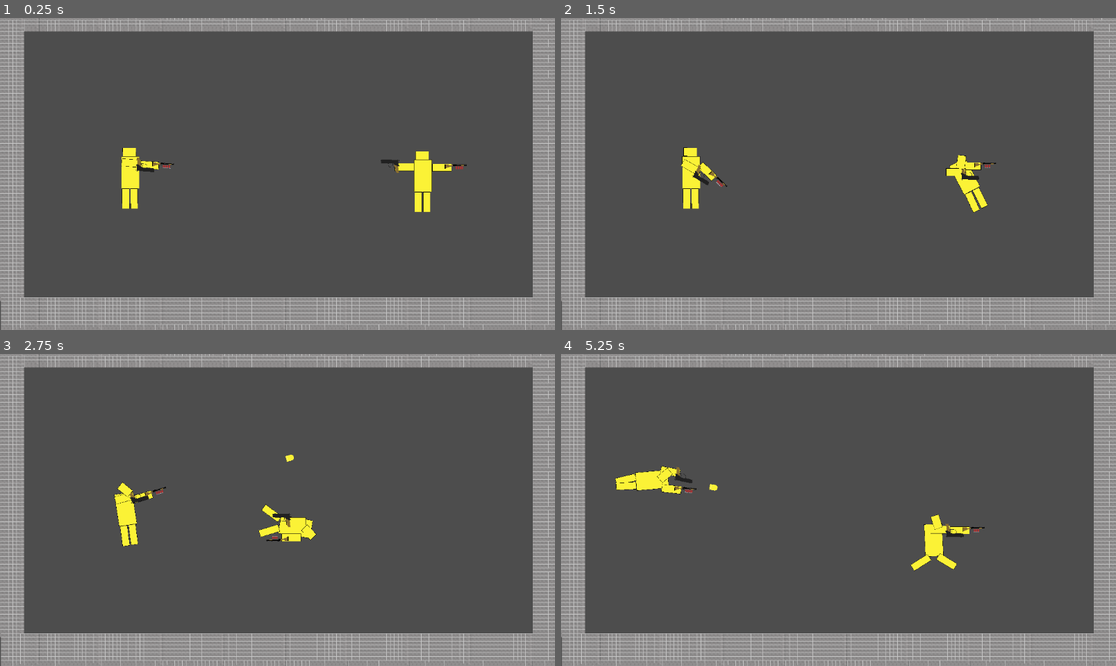
Above: before the commit, frames 1-4 (two rows, left to right).
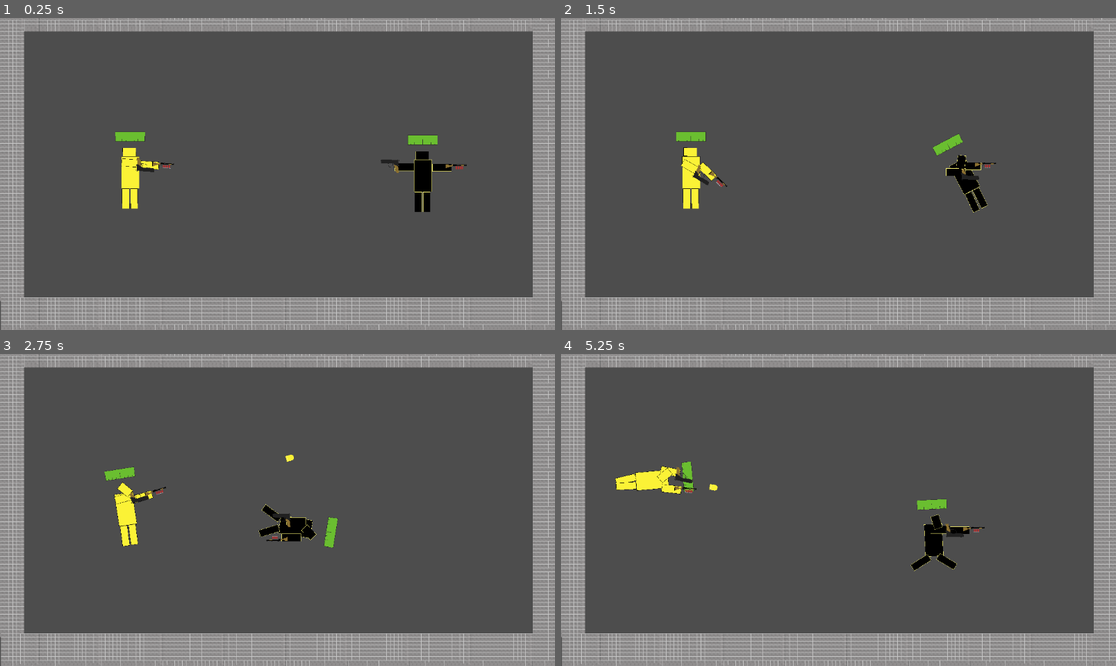
Above: after the commit, the same moments.

Repository: Jacob-Hawksley/Collision-Course
Game: Godot game, scene res://main.tscn
Two runs of this game, one before a commit and one after it. Both use one fixed random seed, a clock stepped at 60 frames per second and the inputs below.
Inputs (mouse positions are in pixels of both pictures, inside the frame that each line leads up to):
- Up to frame 1 (0.25 s): no input
- Up to frame 2 (1.5 s): tap Enter at 0.5 s; move the mouse to (960, 158) at 0.52 s; hold D (2right) from 0.53 s (still down); tap Q (2shoot) at 0.6 s; tap W (2up) at 0.77 s; move the mouse to (727, 189) at 1.27 s; tap E (2shootr) at 1.35 s
- Up to frame 3 (2.75 s): tap W (2up) at 1.52 s; move the mouse to (333, 441) at 2.02 s; release D (2right) at 2.03 s; hold A (2left) from 2.03 s (still down); click (333, 441) at 2.1 s
- Up to frame 4 (5.25 s): move the mouse to (810, 572) at 2.77 s; release A (2left) at 2.78 s; hold D (2right) 2.78-4.28 s; right-click (810, 572) at 2.85 s; tap W (2up) at 3.02, 3.77, 4.52 s; move the mouse to (1005, 556) at 3.52 s; tap Q (2shoot) at 3.6 s; move the mouse to (672, 463) at 4.27 s; hold A (2left) 4.28-5.03 s; tap E (2shootr) at 4.35 s; move the mouse to (866, 510) at 5.02 s; hold D (2right) from 5.03 s (still down); click (866, 510) at 5.1 s

The runs differ from the first frame. In frame 1, 1.1% of the frame differs, in the area x 20-82%, y 36-63%; in frame 2, 0.9%; in frame 3, 0.9%; in frame 4, 1.0%.

Commit message:
Added hp bars and a different player2 sprite

Diff:
--- /dev/null
+++ b/hp_1.gd
@@ -0,0 +1,4 @@
+extends TextureProgressBar
+func _process(delta: float) -> void:
+	value = Main.hp1
+	max_value = Main.maxhp1
--- /dev/null
+++ b/hp_2.gd
@@ -0,0 +1,5 @@
+extends TextureProgressBar
+
+func _process(delta: float) -> void:
+	value = Main.hp2
+	max_value = Main.maxhp2
--- a/player_1.tscn
+++ b/player_1.tscn
@@ -6,6 +6,10 @@
 [ext_resource type="Texture2D" uid="uid://jmxrrawf2slx" path="res://leftarm.png" id="4_dkxmd"]
 [ext_resource type="Texture2D" uid="uid://uo8vklk03kfn" path="res://head.png" id="5_gf2bl"]
 [ext_resource type="Texture2D" uid="uid://dknrd3oq865gx" path="res://torso.png" id="6_72vom"]
+[ext_resource type="Texture2D" uid="uid://ckfgf5awodso6" path="res://bottomhp.png" id="7_dkxmd"]
+[ext_resource type="Texture2D" uid="uid://pb7d4lsxkwsc" path="res://Tophp.png" id="8_gf2bl"]
+[ext_resource type="Texture2D" uid="uid://db4el83a755qc" path="res://Playerhp.png" id="9_72vom"]
+[ext_resource type="Script" uid="uid://bkmtchhyga65g" path="res://hp_1.gd" id="10_gf2bl"]
 
 [sub_resource type="RectangleShape2D" id="RectangleShape2D_iyu8a"]
 size = Vector2(74, 134)
@@ -95,6 +99,8 @@
 size = Vector2(73, 131)
 
 [node name="Player1" type="CharacterBody2D"]
+collision_layer = 5
+collision_mask = 5
 script = ExtResource("1_i66ns")
 
 [node name="Head-Torso" type="PinJoint2D" parent="."]
@@ -137,6 +143,18 @@
 [node name="AnimatedSprite2D" type="AnimatedSprite2D" parent="Torso"]
 sprite_frames = SubResource("SpriteFrames_qqcrl")
 
+[node name="hp1" type="TextureProgressBar" parent="Torso"]
+offset_left = -63.0
+offset_top = -169.0
+offset_right = 61.0
+offset_bottom = -128.0
+value = 100.0
+nine_patch_stretch = true
+texture_under = ExtResource("7_dkxmd")
+texture_over = ExtResource("8_gf2bl")
+texture_progress = ExtResource("9_72vom")
+script = ExtResource("10_gf2bl")
+
 [node name="LLeg" type="RigidBody2D" parent="."]
 collision_layer = 0
 collision_mask = 0
--- a/player_2.tscn
+++ b/player_2.tscn
@@ -1,11 +1,14 @@
-[gd_scene load_steps=20 format=3 uid="uid://b078xwe67lrni"]
+[gd_scene load_steps=23 format=3 uid="uid://b078xwe67lrni"]
 
 [ext_resource type="Script" uid="uid://ogyl7g0oh1tj" path="res://player_2.gd" id="1_1hlws"]
-[ext_resource type="Texture2D" uid="uid://dknrd3oq865gx" path="res://torso.png" id="2_0jhxp"]
-[ext_resource type="Texture2D" uid="uid://brb07fuiie3aa" path="res://leg.png" id="3_6iqoo"]
-[ext_resource type="Texture2D" uid="uid://cyv1ww2flpxsn" path="res://rightarm.png" id="4_jaoer"]
-[ext_resource type="Texture2D" uid="uid://jmxrrawf2slx" path="res://leftarm.png" id="5_8lhrm"]
-[ext_resource type="Texture2D" uid="uid://uo8vklk03kfn" path="res://head.png" id="6_up5o4"]
+[ext_resource type="Texture2D" uid="uid://dmbetgtul67t" path="res://torso2.png" id="2_jaoer"]
+[ext_resource type="Texture2D" uid="uid://cornfry57a73a" path="res://leg2.png" id="7_8lhrm"]
+[ext_resource type="Texture2D" uid="uid://ckfgf5awodso6" path="res://bottomhp.png" id="7_jaoer"]
+[ext_resource type="Texture2D" uid="uid://pb7d4lsxkwsc" path="res://Tophp.png" id="8_8lhrm"]
+[ext_resource type="Texture2D" uid="uid://bsso0f3er435e" path="res://arm2.png" id="8_up5o4"]
+[ext_resource type="Texture2D" uid="uid://db4el83a755qc" path="res://Playerhp.png" id="9_up5o4"]
+[ext_resource type="Texture2D" uid="uid://bu7c7xgv025dk" path="res://head2.png" id="9_wh5uk"]
+[ext_resource type="Script" uid="uid://cab1gqvjna7ff" path="res://hp_2.gd" id="10_8lhrm"]
 
 [sub_resource type="RectangleShape2D" id="RectangleShape2D_iyu8a"]
 size = Vector2(74, 134)
@@ -14,7 +17,7 @@
 animations = [{
 "frames": [{
 "duration": 1.0,
-"texture": ExtResource("2_0jhxp")
+"texture": ExtResource("2_jaoer")
 }],
 "loop": true,
 "name": &"default",
@@ -28,7 +31,7 @@
 animations = [{
 "frames": [{
 "duration": 1.0,
-"texture": ExtResource("3_6iqoo")
+"texture": ExtResource("7_8lhrm")
 }],
 "loop": true,
 "name": &"default",
@@ -42,7 +45,7 @@
 animations = [{
 "frames": [{
 "duration": 1.0,
-"texture": ExtResource("3_6iqoo")
+"texture": ExtResource("7_8lhrm")
 }],
 "loop": true,
 "name": &"default",
@@ -56,7 +59,7 @@
 animations = [{
 "frames": [{
 "duration": 1.0,
-"texture": ExtResource("4_jaoer")
+"texture": ExtResource("8_up5o4")
 }],
 "loop": true,
 "name": &"default",
@@ -70,7 +73,7 @@
 animations = [{
 "frames": [{
 "duration": 1.0,
-"texture": ExtResource("5_8lhrm")
+"texture": ExtResource("8_up5o4")
 }],
 "loop": true,
 "name": &"default",
@@ -84,7 +87,7 @@
 animations = [{
 "frames": [{
 "duration": 1.0,
-"texture": ExtResource("6_up5o4")
+"texture": ExtResource("9_wh5uk")
 }],
 "loop": true,
 "name": &"default",
@@ -95,8 +98,8 @@
 size = Vector2(73, 131)
 
 [node name="Player2" type="CharacterBody2D"]
-collision_layer = 2
-collision_mask = 2
+collision_layer = 6
+collision_mask = 6
 script = ExtResource("1_1hlws")
 
 [node name="Head-Torso" type="PinJoint2D" parent="."]
@@ -139,6 +142,18 @@
 [node name="AnimatedSprite2D" type="AnimatedSprite2D" parent="Torso"]
 sprite_frames = SubResource("SpriteFrames_qqcrl")
 
+[node name="hp2" type="TextureProgressBar" parent="Torso"]
+offset_left = -63.0
+offset_top = -169.0
+offset_right = 61.0
+offset_bottom = -128.0
+value = 100.0
+nine_patch_stretch = true
+texture_under = ExtResource("7_jaoer")
+texture_over = ExtResource("8_8lhrm")
+texture_progress = ExtResource("9_up5o4")
+script = ExtResource("10_8lhrm")
+
 [node name="LLeg" type="RigidBody2D" parent="."]
 collision_layer = 0
 collision_mask = 0
Binary file added: Enemyhp.png
Not shown, added: Enemyhp.png.import
Binary file added: Playerhp.png
Not shown, added: Playerhp.png.import
Binary file added: Tophp.png
Not shown, added: Tophp.png.import
Binary file added: arm2.png
Not shown, added: arm2.png.import
Binary file added: bottomhp.png
Not shown, added: bottomhp.png.import
Not shown, added: export_presets.cfg
Binary file added: head2.png
(and 8 more such lines)
